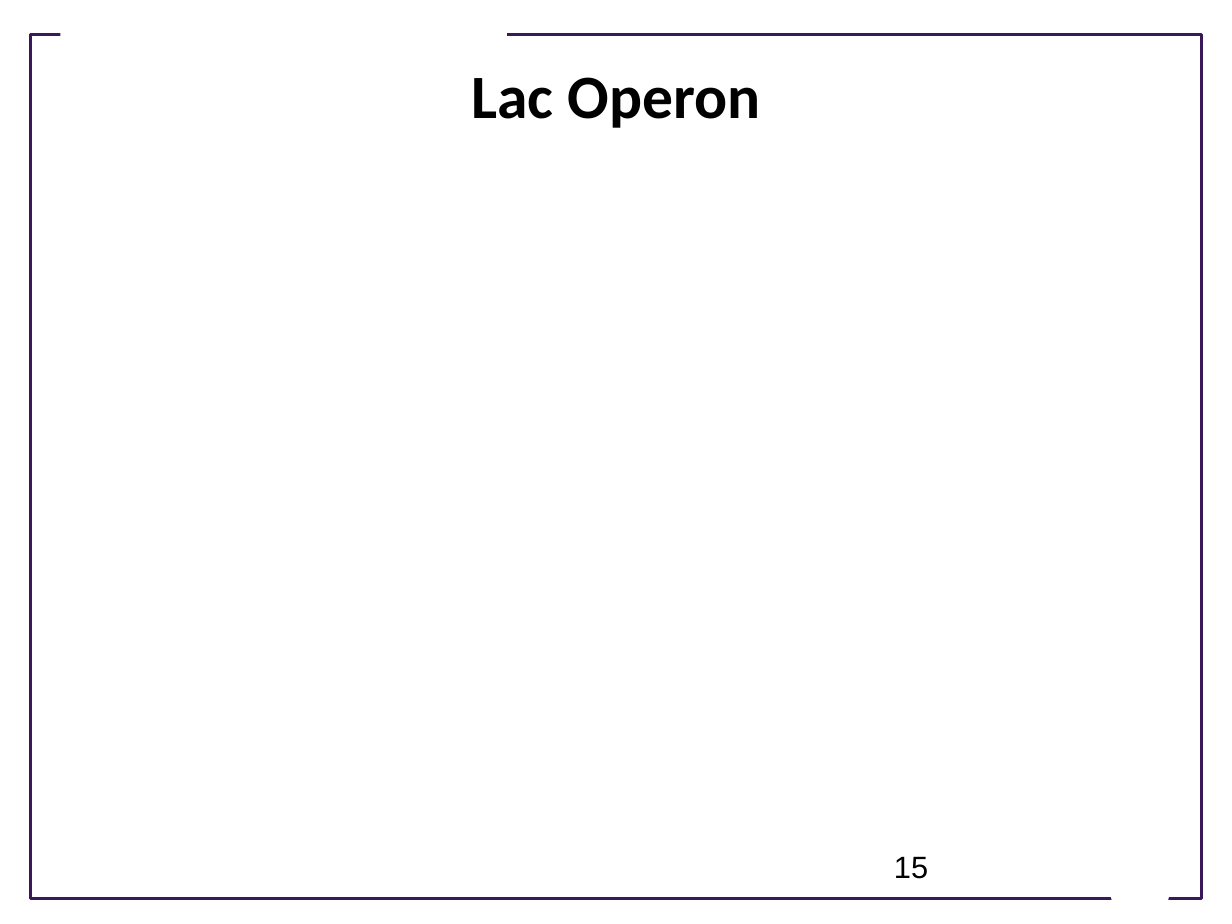
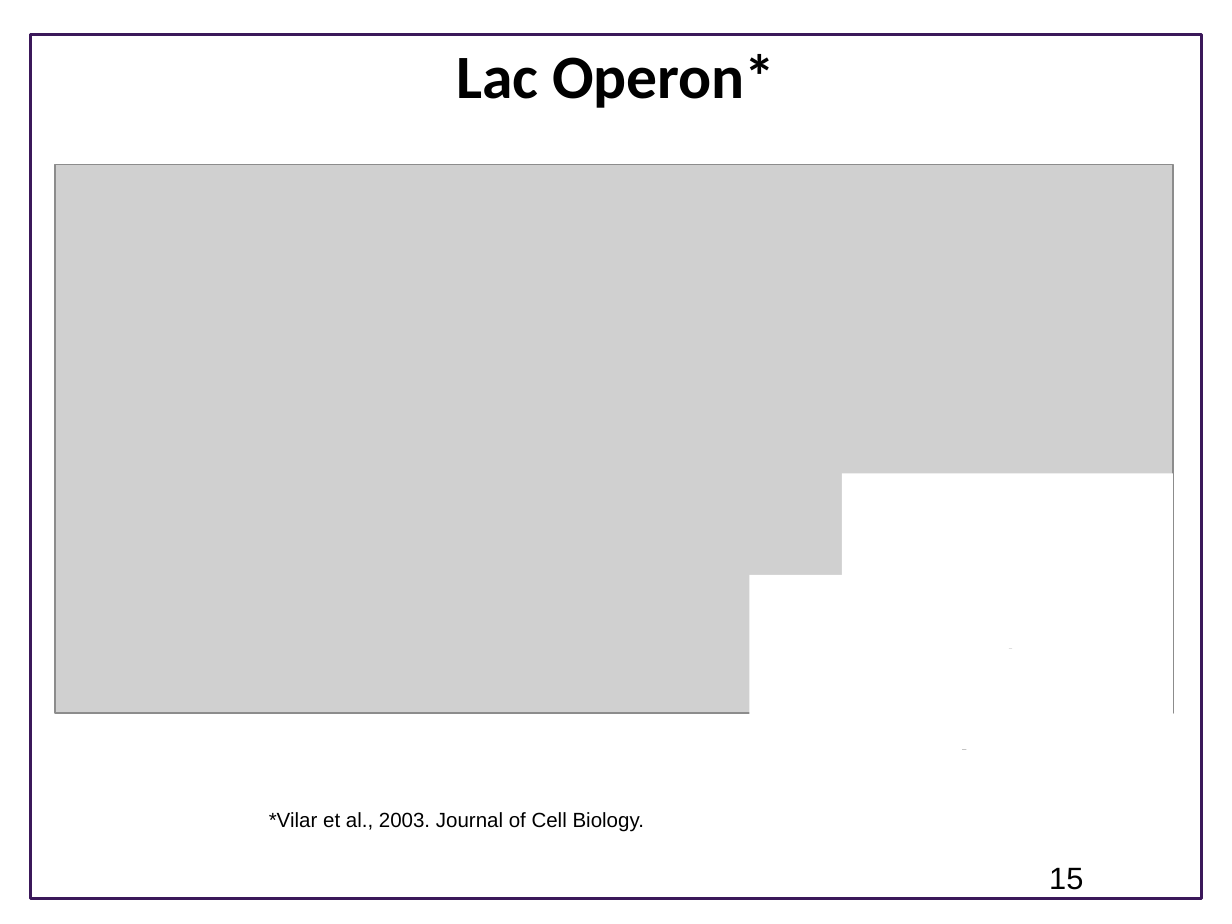
Before and after one commit to ModelEngineering/advancing-biomedical-models, a slide deck: slide 15 of Lectures/CSE 599V Lecture 2- Modeling Essentials.pptx. Drawn at 1232x924 pixels with LibreOffice and Linux fonts; fonts in the diff are those of the drawing; grey boxes stand for pictures; background and template pictures are left out. Boxes give left, top, right and bottom in pixels: in the first picture for what was removed or moved away, otherwise in the second. Text is boxed around its words. In the diff, an @@ line names an element or a change of style, - is before the commit and + after.

Commit message:
Updated slides

```diff
--- a/Lectures/CSE 599V Lecture 2- Modeling Essentials.pptx
+++ b/Lectures/CSE 599V Lecture 2- Modeling Essentials.pptx
@@ rectangle removed at (x1=60, y1=21, x2=506, y2=51) @@
@@ title at (x1=456, y1=54, x2=776, y2=108): text changed @@
-Lac Operon
+Lac Operon*
@@ picture added at (x1=55, y1=164, x2=1174, y2=712) @@
@@ rectangle added at (x1=841, y1=473, x2=1173, y2=648), fill #FFFFFF @@
@@ rectangle added at (x1=749, y1=575, x2=1173, y2=750), fill #FFFFFF @@
@@ text added at (x1=269, y1=812, x2=644, y2=832), 12 pt, text #000000 @@
+*Vilar et al., 2003. Journal of Cell Biology.
@@ page number moved from (x1=894, y1=856, x2=928, y2=879) to (x1=1049, y1=867, x2=1083, y2=890) @@
@@ trapezoid removed at (x1=1100, y1=855, x2=1179, y2=908) @@
```
